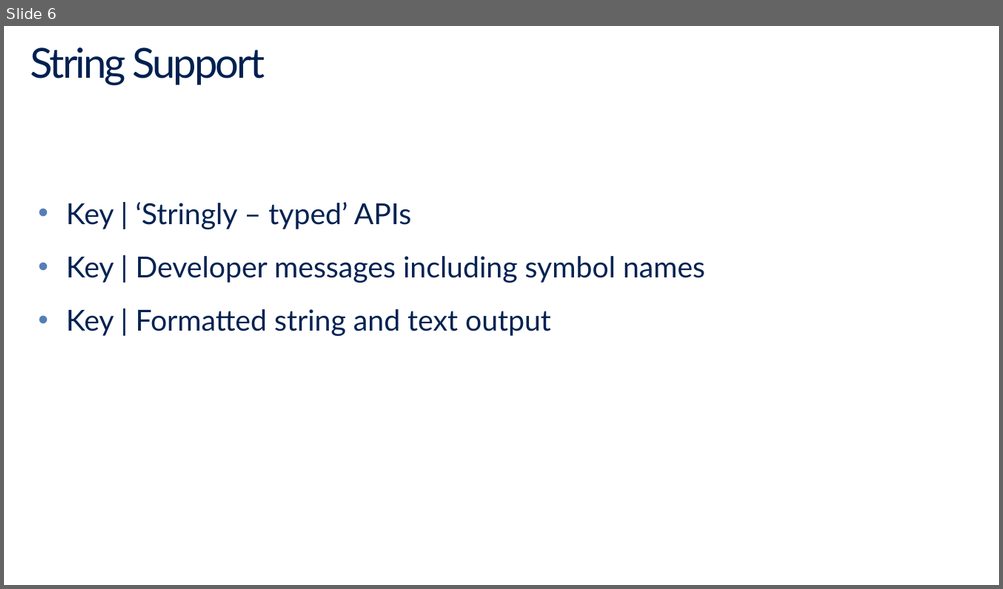
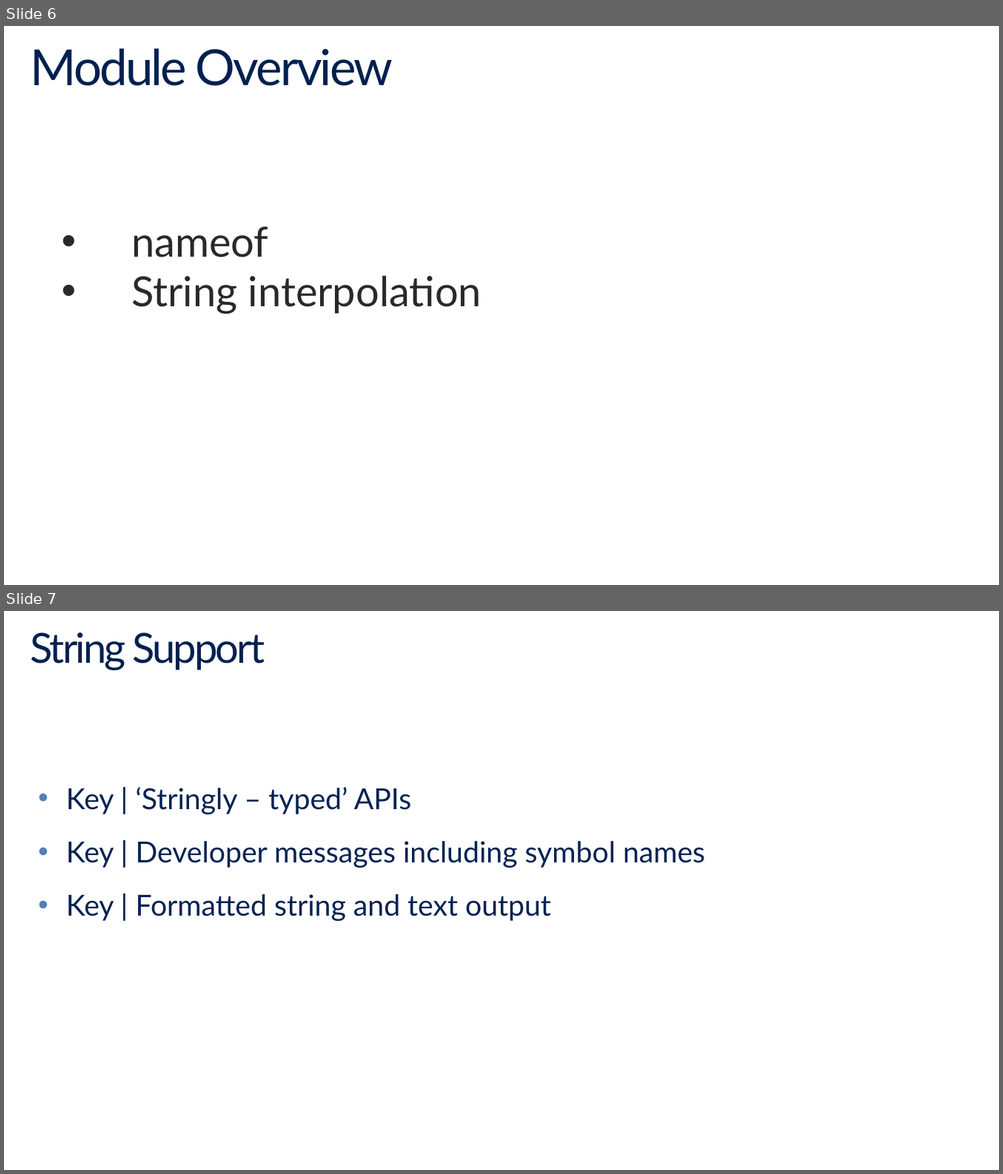
Before and after one commit to BillWagner/MVA-CSharp6, a slide deck: Slides/MVA-What'sNewC#6-Module3.pptx. Shown one above the other, each under a label of ours: slide 6 before the commit, slides 6 and 7 after it. The pictures are 1003x589 and 1003x1174 pixels, drawn with LibreOffice and Linux fonts; fonts in the diff are those of the drawing. Boxes give left, top, right and bottom in pixels: in the first picture for what was removed or moved away, otherwise in the second. Text is boxed around its words. In the diff, an @@ line names an element or a change of style, - is before the commit and + after.

Commit message:
update module 3 slides

```diff
--- a/Slides/MVA-What'sNewC#6-Module3.pptx
+++ b/Slides/MVA-What'sNewC#6-Module3.pptx
@@ slide 6 added at (x1=4, y1=26, x2=999, y2=585), background #FFFFFF @@
@@ title added at (x1=31, y1=48, x2=392, y2=86), 48 pt, text #002050 @@
+Module Overview
@@ text added at (x1=131, y1=227, x2=481, y2=314), 40 pt, text #292929 @@
+• nameof
+• String interpolation
@@ what was slide 6 is now slide 7 @@
```
Also in this commit, not shown: 2 slides changed, 4 other slides added, 1 other file.
